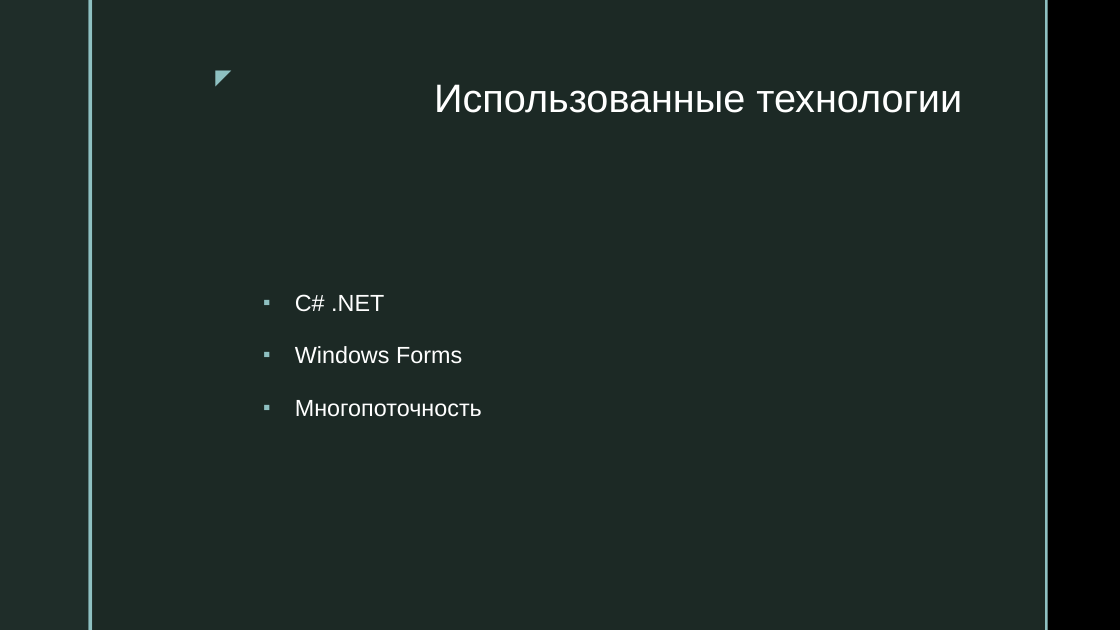
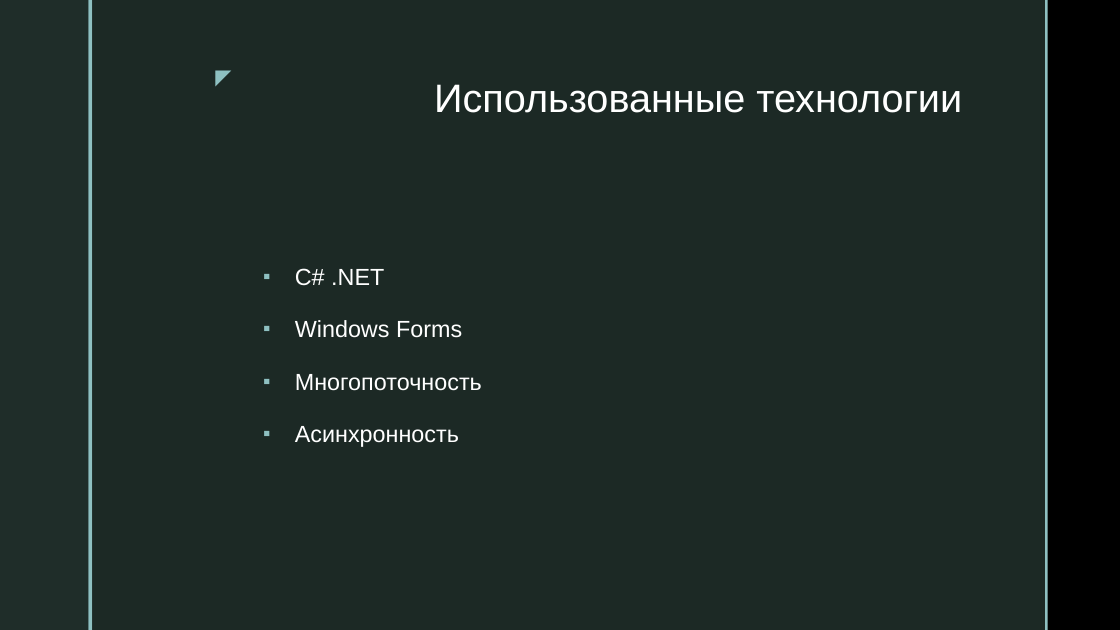
Before and after one commit to iKlubin/BannedWordsFinder_C_Sharp_WindowsForms, a slide deck: slide 2 of Программа поиска запрещённых слов.pptx. Drawn at 1120x630 pixels with LibreOffice and Linux fonts; fonts in the diff are those of the drawing; background and template pictures are left out. Boxes give left, top, right and bottom in pixels: in the first picture for what was removed or moved away, otherwise in the second. Text is boxed around its words. In the diff, an @@ line names an element or a change of style, - is before the commit and + after.

```diff
--- a/Программа поиска запрещённых слов.pptx
+++ b/Программа поиска запрещённых слов.pptx
@@ text at <box>295,426,459,447</box>: paragraph added @@
+▪ Асинхронность
```
